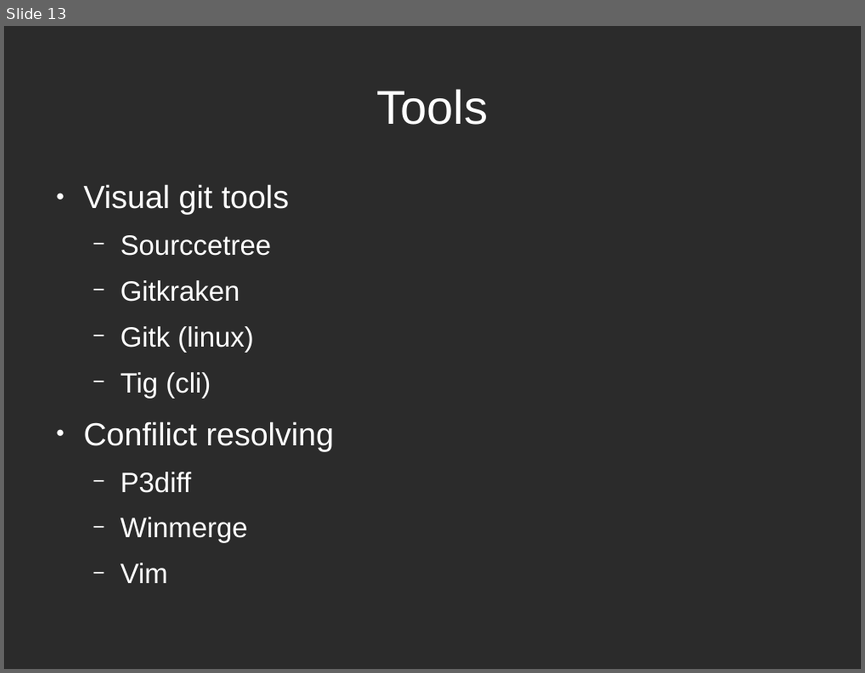
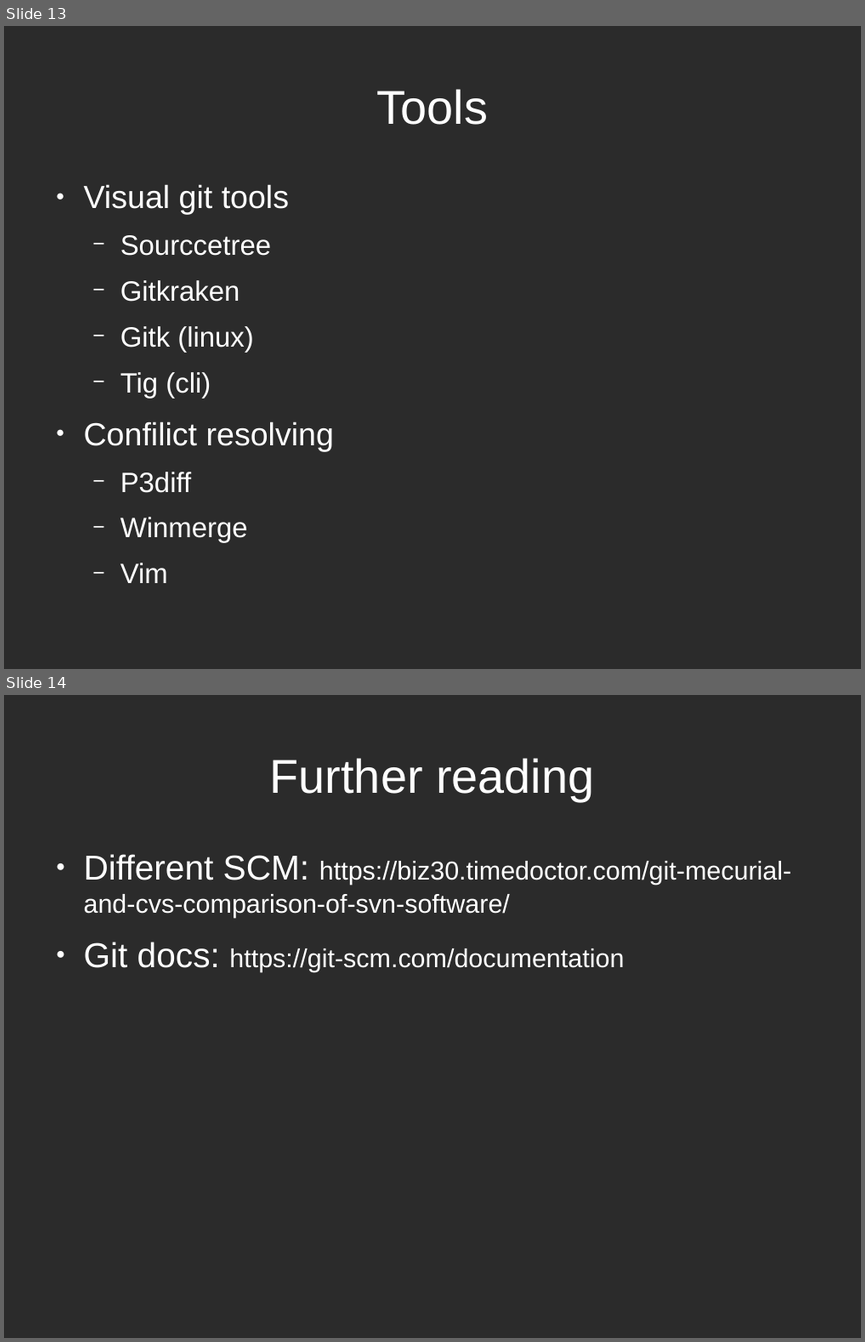
Before and after one commit to hwdegroot/days-of-code, a slide deck: presentation/zee-slides.odp. Shown one above the other, each under a label of ours: slide 13 before the commit, slides 13 and 14 after it. The pictures are 865x673 and 865x1342 pixels, drawn with LibreOffice and Linux fonts; fonts in the diff are those of the drawing; background and template pictures are left out; a plain dark background stands for a picture behind light text. Boxes give left, top, right and bottom in pixels: in the first picture for what was removed or moved away, otherwise in the second. Text is boxed around its words. In the diff, an @@ line names an element or a change of style, - is before the commit and + after.

Commit message:
Add read further

```diff
--- a/presentation/zee-slides.odp
+++ b/presentation/zee-slides.odp
@@ slide 14 added at (4, 695, 861, 1338), background picture (left out) @@
@@ title added at (270, 758, 594, 801), 44 pt, text #FFFFFF @@
+Further reading
@@ text added at (84, 854, 791, 972), 24 pt, text #FFFFFF @@
+● Different SCM: https://biz30.timedoctor.com/git-mecurial-and-cvs-comparison-of-svn-software/
+● Git docs: https://git-scm.com/documentation
```
Also in this commit, not shown: 2 slides changed.
